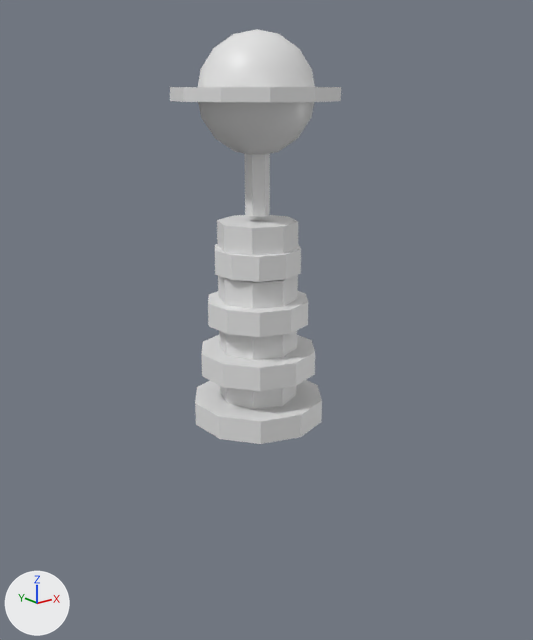
The FBX model Assets/Game/Art/Stylized/Towers/SM_Tower_Tesla_1x1_01.fbx, before and after one commit.
Both versions are drawn from a camera (50 mm lens) standing at (-1.102, -1.413, 0.822) and looking at (-0.012, -0.05, 0.276). Lighting does not change. The marker at lower left points along +X, +Y and +Z. The first picture is the older version. Where no turn or scale is listed for an object, it has been applied to the vertices.

In view in the first picture: 'SM_Tower_Tesla_1x1_01_Head'.
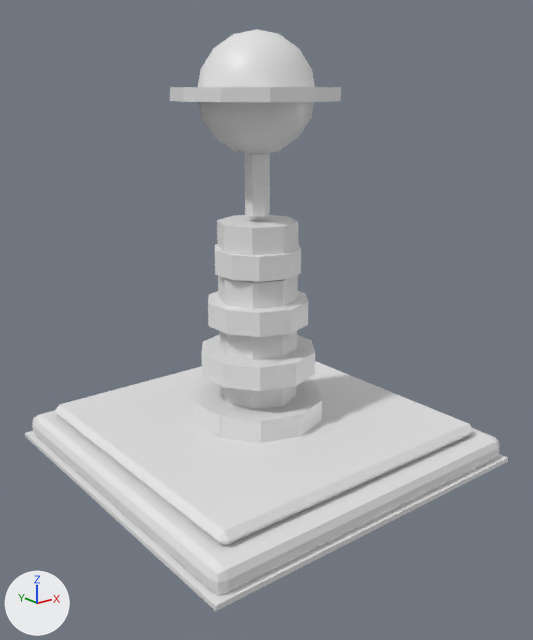
The newer file is also turned or shifted as a whole; pictures and numbers use the older file's frame.

The change, as a diff of the scene's bpy script:
```diff
--- a/Assets/Game/Art/Stylized/Towers/SM_Tower_Tesla_1x1_01.fbx.py
+++ b/Assets/Game/Art/Stylized/Towers/SM_Tower_Tesla_1x1_01.fbx.py
@@ me_sm_tower_tesla_1x1_01_base @@
+me_sm_tower_tesla_1x1_01_base.from_pydata(...)  # 88 vertices, 86 faces; spans x -0.46..0.46, y -0.1..0.003, z -0.46..0.46
+me_sm_tower_tesla_1x1_01_base.materials.append(mat_m_stylized_palette)  # white #e7e7e7
@@ ob_sm_tower_tesla_1x1_01_base @@
-ob_sm_tower_tesla_1x1_01_base = bpy.data.objects.new('SM_Tower_Tesla_1x1_01_Base', None)
+ob_sm_tower_tesla_1x1_01_base = bpy.data.objects.new('SM_Tower_Tesla_1x1_01_Base', me_sm_tower_tesla_1x1_01_base)
 ob_sm_tower_tesla_1x1_01_base.location = (0.0, 0.0, 0.0)
```

Changed parts and their boxes (x1, y1, x2, y2) in the pictures (533 x 640 px):
'SM_Tower_Tesla_1x1_01_Base', now drawn
    after: (25, 361, 508, 611)
